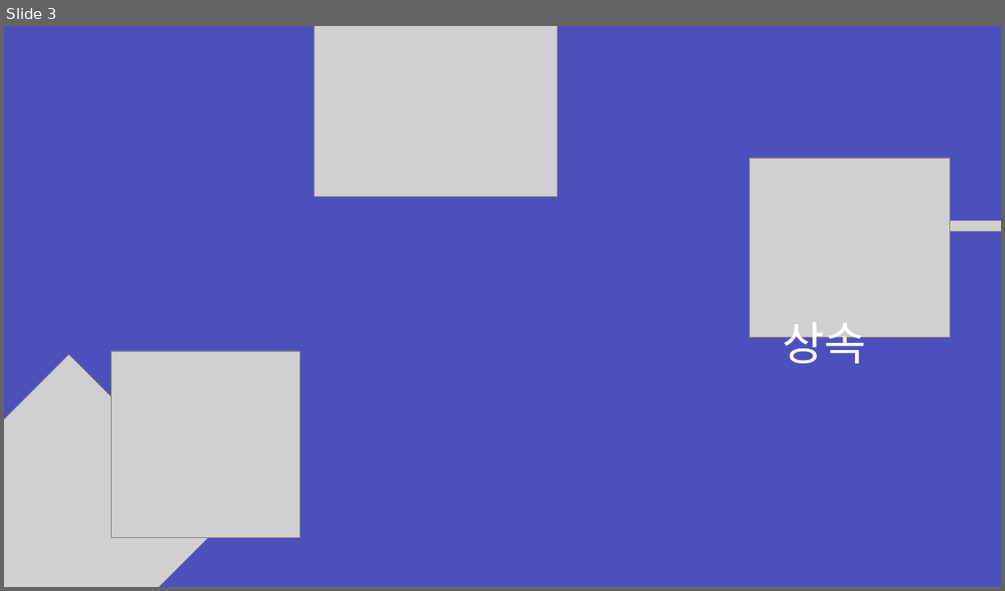
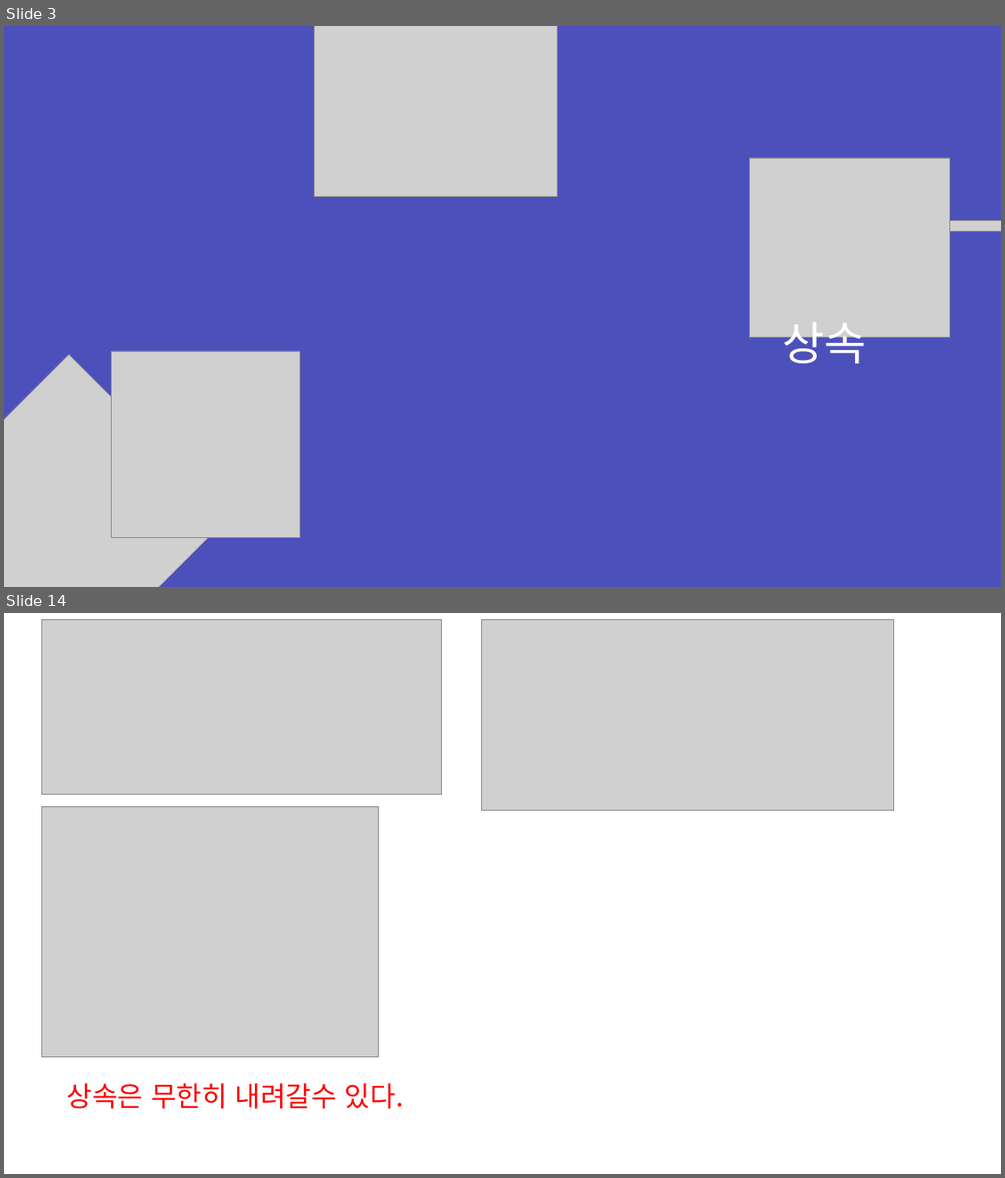
Before and after one commit to zest132/JavaLecture, a slide deck: JavaLecture/LectureFile/java 9강.pptx. Shown one above the other, each under a label of ours: slide 3 before the commit, slides 3 and 14 after it; the slides between them are not shown. The pictures are 1005x591 and 1005x1178 pixels, drawn with LibreOffice and Linux fonts; fonts in the diff are those of the drawing; grey boxes stand for pictures. Boxes give left, top, right and bottom in pixels: in the first picture for what was removed or moved away, otherwise in the second. Text is boxed around its words. In the diff, an @@ line names an element or a change of style, - is before the commit and + after.

```diff
--- a/JavaLecture/LectureFile/java 9강.pptx
+++ b/JavaLecture/LectureFile/java 9강.pptx
@@ slide 14 added at [4,613,1001,1174], background #FFFFFF @@
@@ picture added at [41,619,441,794] @@
@@ picture added at [481,619,893,810] @@
@@ picture added at [41,806,378,1056] @@
@@ text added at [67,1083,404,1109], 40 pt, text #FF0000 @@
+상속은 무한히 내려갈수 있다.
```
Also in this commit, not shown: 1 slide changed, 42 other slides added, 24 slides removed, 7 other files.
